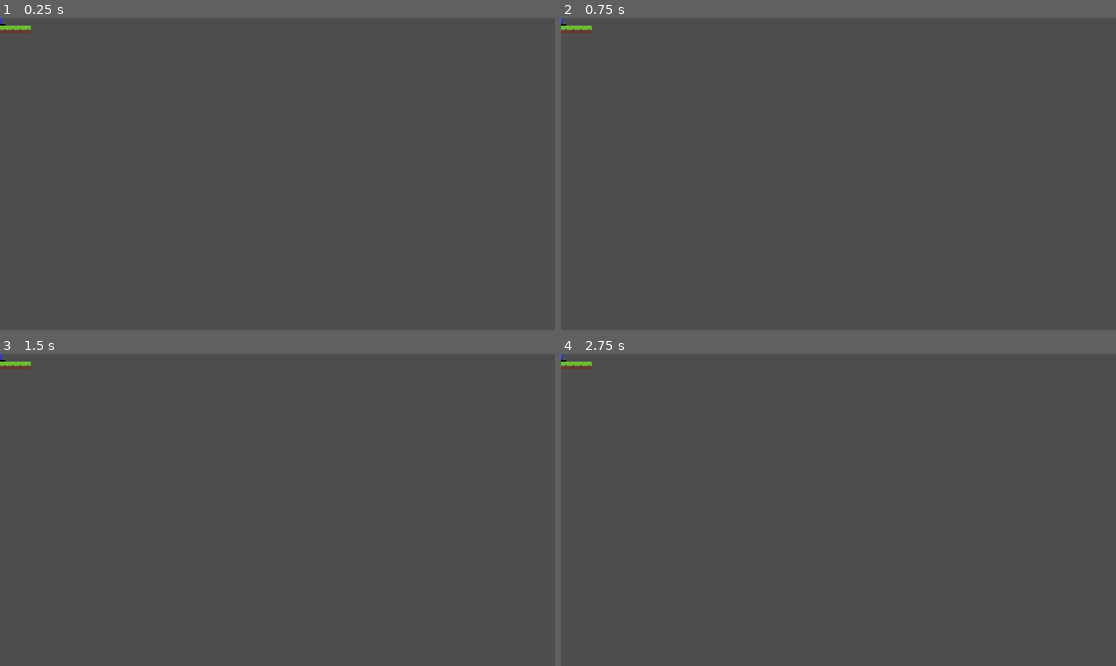
Above: before the commit, frames 1-4 (two rows, left to right).
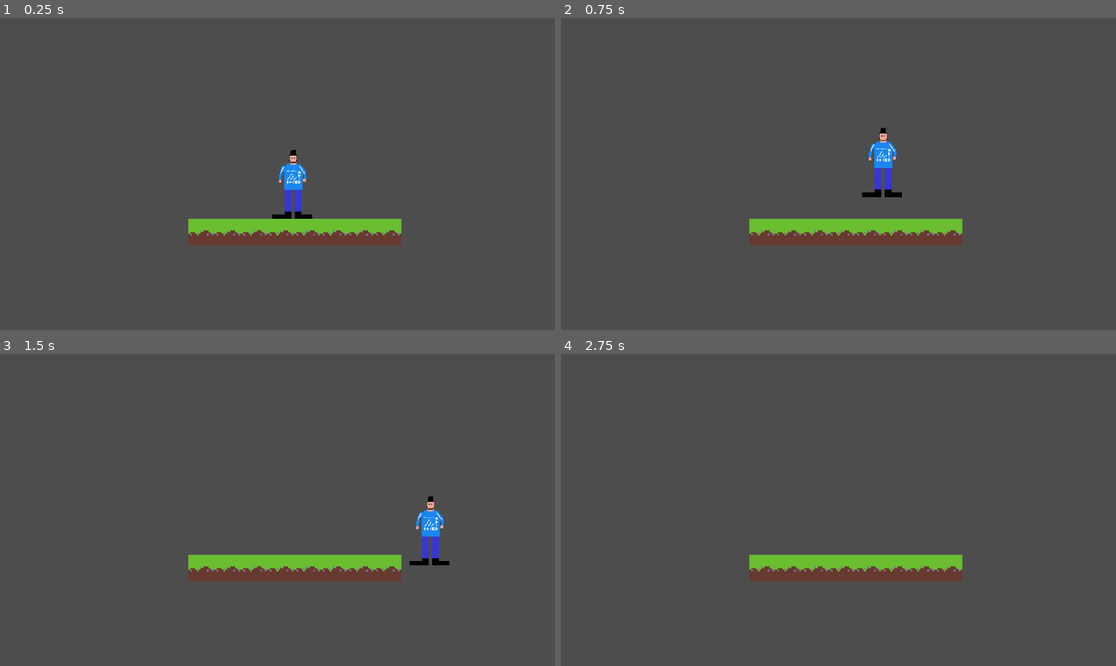
Above: after the commit, the same moments.

Repository: yehorscode/platfo
Game: Godot game, scene res://main.tscn
Two runs of this game, one before a commit and one after it. Both use one fixed random seed, a clock stepped at 60 frames per second and the inputs below. Before the commit the project has no main scene; this scene is started directly in both runs.
Inputs:
- Up to frame 1 (0.25 s): no input
- Up to frame 2 (0.75 s): tap Enter at 0.5 s; hold D (right, bound only after the commit) from 0.53 s (still down); tap Space (jump, bound only after the commit) at 0.6 s
- Up to frame 3 (1.5 s): keep holding D (right, bound only after the commit); tap Space (jump, bound only after the commit) at 0.77, 1.07, 1.35 s
- Up to frame 4 (2.75 s): tap Space (jump, bound only after the commit) at 1.52, 1.82, 2.1 s; release D (right, bound only after the commit) at 2.03 s; hold A (left, bound only after the commit) from 2.03 s (still down)

The runs differ from the first frame. In frame 1, 4.1% of the frame differs, in the area x 0-73%, y 0-73%; in frame 2, 4.1%; in frame 3, 4.1%; in frame 4, 3.4%.

Commit message:
Made game work!!!!!
yay

Diff:
--- a/main.tscn
+++ b/main.tscn
@@ -1,6 +1,7 @@
-[gd_scene load_steps=6 format=4 uid="uid://dk78iaeo58hl8"]
+[gd_scene load_steps=7 format=4 uid="uid://dk78iaeo58hl8"]
 
 [ext_resource type="Texture2D" uid="uid://bypbepra20g8p" path="res://assets/player.png" id="1_0xm2m"]
+[ext_resource type="Script" uid="uid://3p8vwjjoyt5a" path="res://player.gd" id="1_h2yge"]
 [ext_resource type="Texture2D" uid="uid://hv2sy0yrllbi" path="res://assets/block1.png" id="2_h2yge"]
 
 [sub_resource type="RectangleShape2D" id="RectangleShape2D_1bvp3"]
@@ -18,6 +19,9 @@
 [node name="Node" type="Node"]
 
 [node name="Player" type="CharacterBody2D" parent="."]
+position = Vector2(612, 362)
+scale = Vector2(3.4462805, 3.4462805)
+script = ExtResource("1_h2yge")
 
 [node name="CollisionShape2D" type="CollisionShape2D" parent="Player"]
 texture_repeat = 1
@@ -33,5 +37,7 @@
 
 [node name="TileMapLayer" type="TileMapLayer" parent="."]
 texture_filter = 1
+position = Vector2(612, 362)
+scale = Vector2(3.4462805, 3.4462805)
 tile_map_data = PackedByteArray("AAD+/wEAAwAAAAAAAAD//wEAAwAAAAAAAAAAAAEAAwAAAAAAAAABAAEAAwAAAAAAAAACAAEAAwAAAAAAAAD8/wEAAwAAAAAAAAD9/wEAAwAAAAAAAAADAAEAAwAAAAAAAAA=")
 tile_set = SubResource("TileSet_7mycd")
--- /dev/null
+++ b/player.gd
@@ -0,0 +1,18 @@
+extends CharacterBody2D
+
+const SPEED = 300.0
+const JUMP_VELOCITY = -400.0
+
+func _physics_process(delta: float) -> void:
+	if not is_on_floor():
+		velocity += get_gravity() * delta
+	if Input.is_action_just_pressed("jump") and is_on_floor():
+		velocity.y += JUMP_VELOCITY
+	var direction := Input.get_axis("left", "right")
+
+	if direction:
+		velocity.x = direction * SPEED
+	else:
+		velocity.x = move_toward(velocity.x, 0, SPEED)
+
+	move_and_slide()
--- a/project.godot
+++ b/project.godot
@@ -11,8 +11,37 @@
 [application]
 
 config/name="Platfo"
+run/main_scene="uid://dk78iaeo58hl8"
 config/features=PackedStringArray("4.5", "Mobile")
 config/icon="res://icon.svg"
+
+[input]
+
+right={
+"deadzone": 0.2,
+"events": [Object(InputEventKey,"resource_local_to_scene":false,"resource_name":"","device":-1,"window_id":0,"alt_pressed":false,"shift_pressed":false,"ctrl_pressed":false,"meta_pressed":false,"pressed":false,"keycode":0,"physical_keycode":68,"key_label":0,"unicode":100,"location":0,"echo":false,"script":null)
+]
+}
+left={
+"deadzone": 0.2,
+"events": [Object(InputEventKey,"resource_local_to_scene":false,"resource_name":"","device":-1,"window_id":0,"alt_pressed":false,"shift_pressed":false,"ctrl_pressed":false,"meta_pressed":false,"pressed":false,"keycode":0,"physical_keycode":65,"key_label":0,"unicode":97,"location":0,"echo":false,"script":null)
+]
+}
+up={
+"deadzone": 0.2,
+"events": [Object(InputEventKey,"resource_local_to_scene":false,"resource_name":"","device":-1,"window_id":0,"alt_pressed":false,"shift_pressed":false,"ctrl_pressed":false,"meta_pressed":false,"pressed":false,"keycode":0,"physical_keycode":87,"key_label":0,"unicode":119,"location":0,"echo":false,"script":null)
+]
+}
+down={
+"deadzone": 0.2,
+"events": [Object(InputEventKey,"resource_local_to_scene":false,"resource_name":"","device":-1,"window_id":0,"alt_pressed":false,"shift_pressed":false,"ctrl_pressed":false,"meta_pressed":false,"pressed":false,"keycode":0,"physical_keycode":83,"key_label":0,"unicode":115,"location":0,"echo":false,"script":null)
+]
+}
+jump={
+"deadzone": 0.2,
+"events": [Object(InputEventKey,"resource_local_to_scene":false,"resource_name":"","device":-1,"window_id":0,"alt_pressed":false,"shift_pressed":false,"ctrl_pressed":false,"meta_pressed":false,"pressed":false,"keycode":0,"physical_keycode":32,"key_label":0,"unicode":32,"location":0,"echo":false,"script":null)
+]
+}
 
 [rendering]
 
Not shown, added: player.gd.uid
